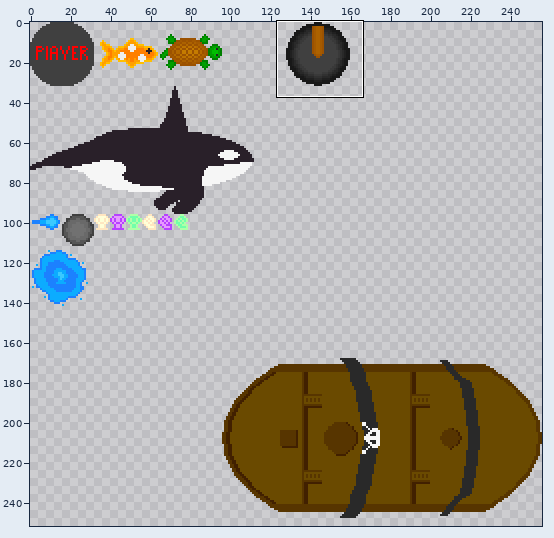
Sprite sheet -- core/assets/entities.png. Above, an overview of the earlier version with the close-up marked.
Close-up. Earlier state:
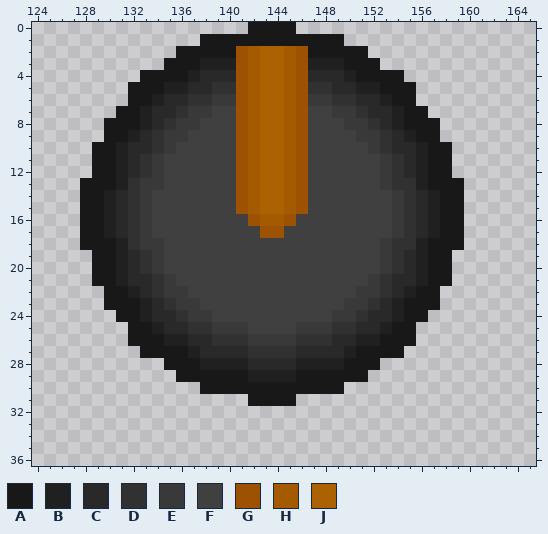
The file is 256x256 pixels. Shown: x 124..165, y 0..36. The wide view leaves out empty margins.
Palette (. is transparent): A #181818  B #202020  C #292929  D #313131  E #393939  F #404040  G #9c5200  H #a45a00  J #ac6200
Pixels before, first column x 128:
 0 ..............AAAA..............
 1 ..........AAAAAAAAAAAA..........
 2 ........AAAAAGHJJHGAAAAA........
 3 .......AAABBBGHJJHGBBBAAA.......
 4 .....AAAABCCCGHJJHGCCCBAAAA.....
 5 ....AAABBCCDDGHJJHGDDCCBBAAA....
 6 ....AABCCDDEEGHJJHGEEDDCCBAA....
 7 ...AABCCDEEFFGHJJHGFFEEDCCBAA...
 8 ..AAABCDEEFFFGHJJHGFFFEEDCBAAA..
 9 ..AABCDEEFFFFGHJJHGFFFFEEDCBAA..
10 .AABCCDEFFFFFGHJJHGFFFFFEDCCBAA.
11 .AABCDEFFFFFFGHJJHGFFFFFFEDCBAA.
12 .AABCDEFFFFFFGHJJHGFFFFFFEDCBAA.
13 AAABDEEFFFFFFGHJJHGFFFFFFEDDBAAA
14 AABCDEFFFFFFFGHJJHGFFFFFFFEDCBAA
15 AABCDEFFFFFFFGHJJHGFFFFFFFEDCBAA
16 AABCDEFFFFFFFFGHHGFFFFFFFFEDCBAA
17 AABCDEFFFFFFFFFGGFFFFFFFFFEDCBAA
18 AAABDEEFFFFFFFFFFFFFFFFFFEDDBAAA
19 .AABCDEFFFFFFFFFFFFFFFFFFEDCBAA.
20 .AABCDEFFFFFFFFFFFFFFFFFFEDCBAA.
21 .AABCCDEFFFFFFFFFFFFFFFFEDCCBAA.
22 ..AABCDEEFFFFFFFFFFFFFFEEDCBAA..
23 ..AAABCDEEFFFFFFFFFFFFEEDCBAAA..
24 ...AABCCDEEFFFFFFFFFFEEDCCBAA...
25 ....AABCCDDEEEFFFFEEEDDCCBAA....
26 ....AAABBCCDDDEEEEDDDCCBBAAA....
27 .....AAAABCCCCDDDDCCCCBAAAA.....
28 .......AAABBBBCCCCBBBBAAA.......
29 ........AAAAAABBBBAAAAAA........
30 ..........AAAAAAAAAAAA..........
31 ..............AAAA..............
The result:
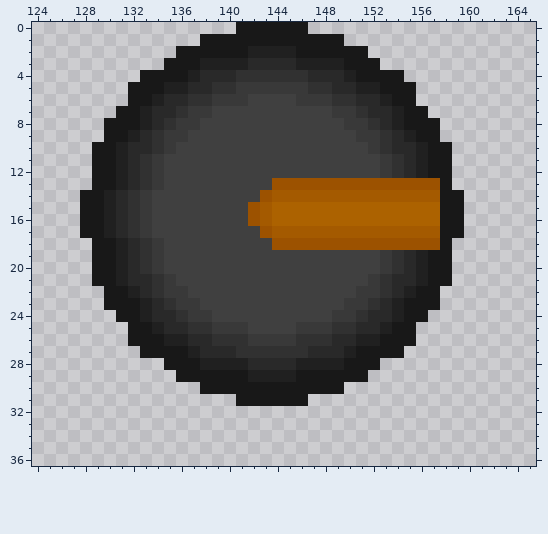
The exact change:
{"y":0,"x":141,"old":".","new":"A"}
{"y":0,"x":146,"old":".","new":"A"}
{"y":2,"x":141,"old":"GHJJHG","new":"ABBBBA"}
{"y":3,"x":141,"old":"GHJJHG","new":"BCCCCB"}
{"y":4,"x":141,"old":"GHJJHG","new":"DDDDDD"}
{"y":5,"x":141,"old":"GHJJHG","new":"EEEEEE"}
{"y":6,"x":141,"old":"GHJJHG","new":"EFFFFE"}
{"y":7,"x":141,"old":"GHJJHG","new":"FFFFFF"}
{"y":8,"x":141,"old":"GHJJHG","new":"FFFFFF"}
{"y":9,"x":141,"old":"GHJJHG","new":"FFFFFF"}
{"y":10,"x":141,"old":"GHJJHG","new":"FFFFFF"}
{"y":11,"x":141,"old":"GHJJHG","new":"FFFFFF"}
{"y":12,"x":141,"old":"GHJJHG","new":"FFFFFF"}
{"y":13,"x":128,"old":"A","new":"."}
{"y":13,"x":132,"old":"DE","new":"CD"}
{"y":13,"x":141,"old":"GHJJH","new":"FFFGG"}
{"y":13,"x":147,"old":"FFFFFFEDDBA","new":"GGGGGGGGGGG"}
{"y":13,"x":159,"old":"A","new":"."}
{"y":14,"x":141,"old":"GHJJ","new":"FFGH"}
{"y":14,"x":146,"old":"GFFFFFFFEDCB","new":"HHHHHHHHHHHH"}
{"y":15,"x":141,"old":"GHJ","new":"FGH"}
{"y":15,"x":145,"old":"HGFFFFFFFEDCB","new":"JJJJJJJJJJJJJ"}
{"y":16,"x":144,"old":"HGFFFFFFFFEDCB","new":"JJJJJJJJJJJJJJ"}
{"y":17,"x":144,"old":"GFFFFFFFFFEDCB","new":"HHHHHHHHHHHHHH"}
{"y":18,"x":128,"old":"A","new":"."}
{"y":18,"x":132,"old":"DE","new":"CD"}
{"y":18,"x":144,"old":"FFFFFFFFFEDDBA","new":"GGGGGGGGGGGGGG"}
{"y":18,"x":159,"old":"A","new":"."}
{"y":27,"x":141,"old":"C","new":"D"}
{"y":27,"x":146,"old":"C","new":"D"}
{"y":31,"x":141,"old":".","new":"A"}
{"y":31,"x":146,"old":".","new":"A"}
{"label":"changed","picture_box":[236,22,464,250]}
{"label":"changed","picture_box":[80,178,152,190]}
{"label":"changed","picture_box":[80,238,152,250]}
{"label":"changed","picture_box":[236,346,248,406]}
{"label":"changed","picture_box":[296,346,308,406]}
